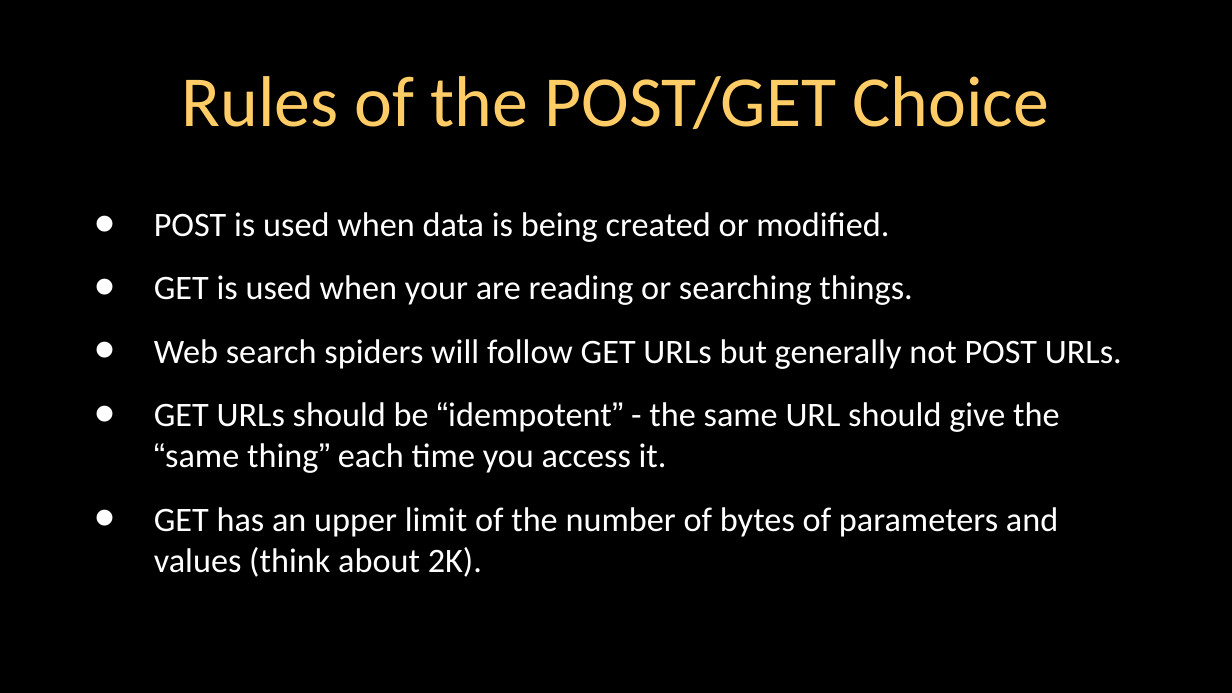
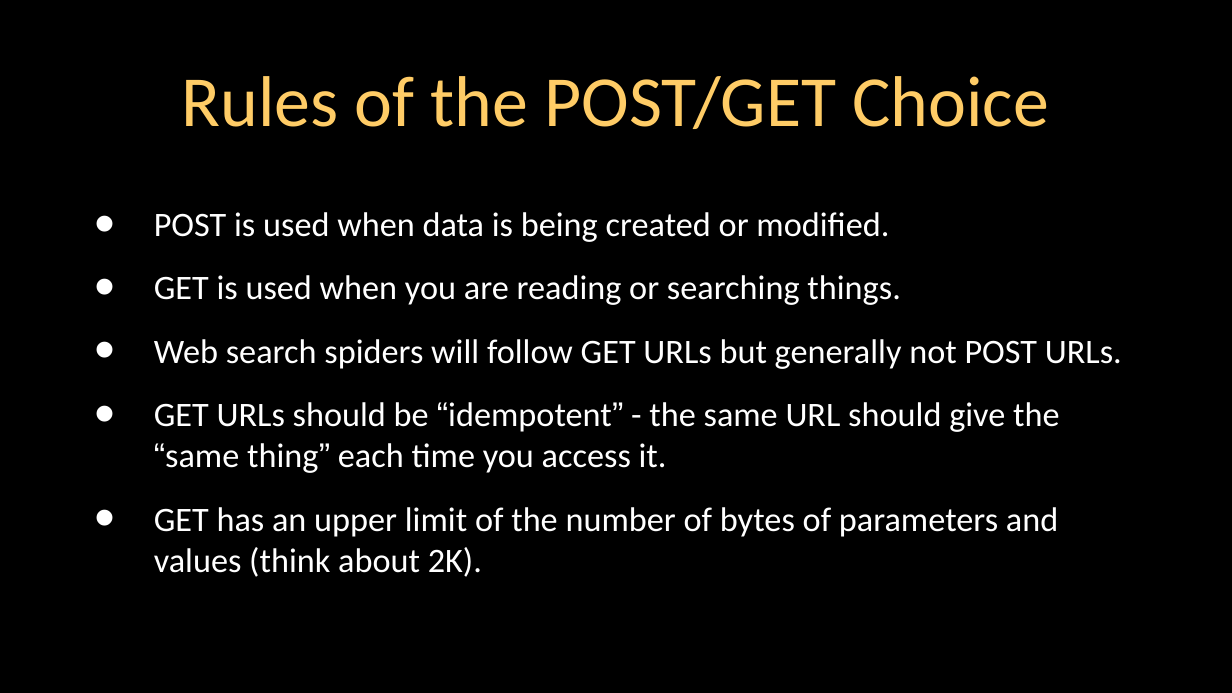
Before and after one commit to csev/wa4e, a slide deck: slide 14 of lectures/PHP-04-Forms.ppt. Drawn at 1232x693 pixels with LibreOffice and Linux fonts; fonts in the diff are those of the drawing. Boxes give left, top, right and bottom in pixels: in the first picture for what was removed or moved away, otherwise in the second. Text is boxed around its words. In the diff, an @@ line names an element or a change of style, - is before the commit and + after.

```diff
--- a/lectures/PHP-04-Forms.ppt
+++ b/lectures/PHP-04-Forms.ppt
@@ text at (154, 275, 900, 305): text changed @@
-• GET is used when your are reading or searching things.
+• GET is used when you are reading or searching things.
```
Also in this commit, not shown: 2 other slides changed.
